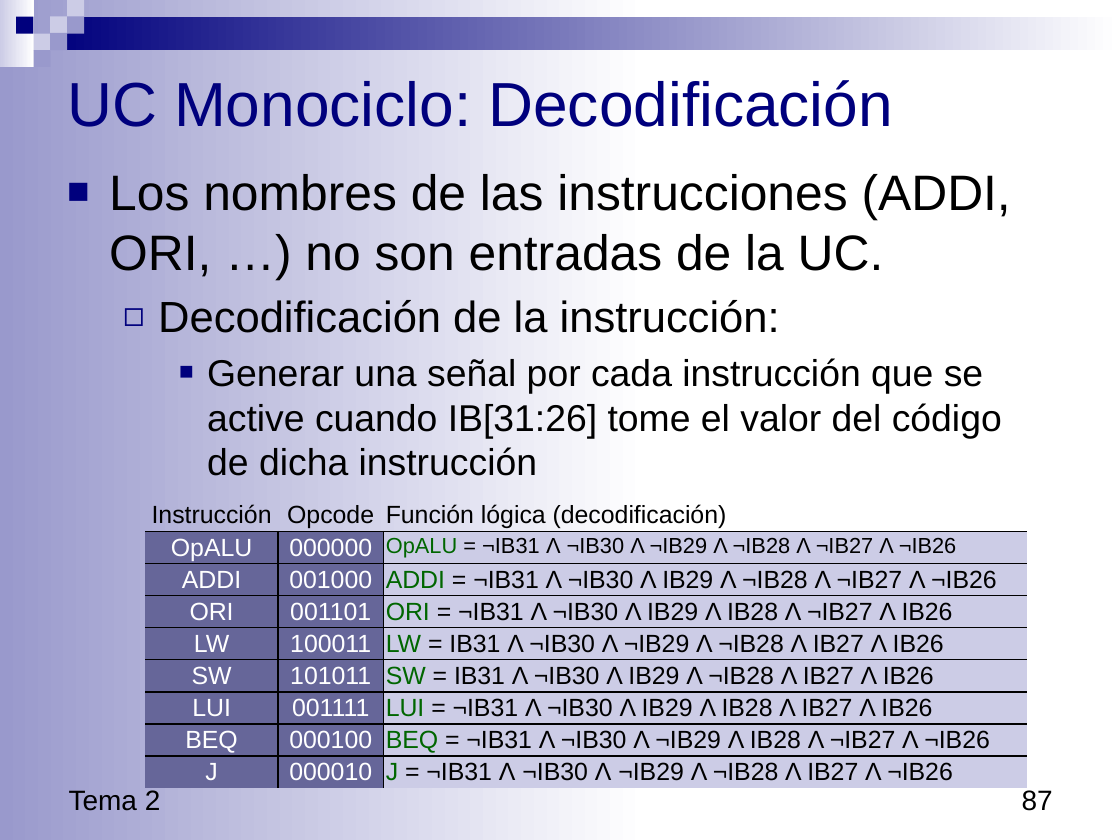
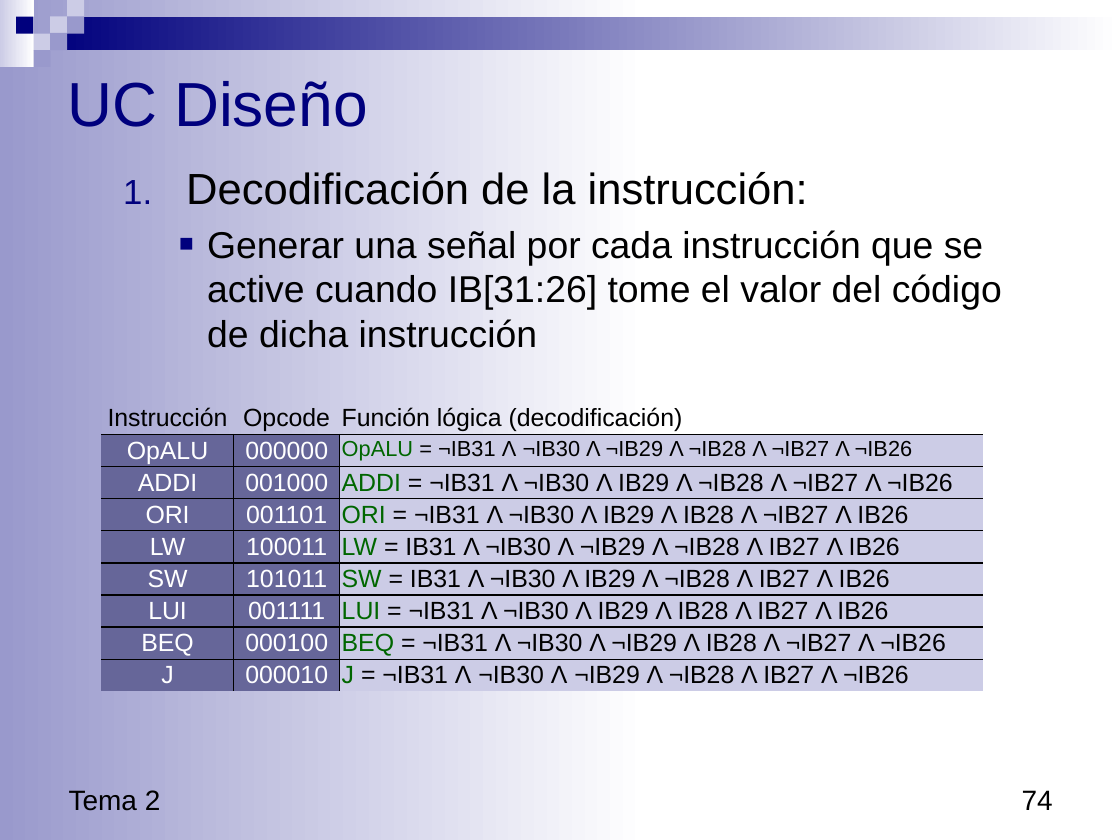
Before and after one commit to luisfromero/fucomp, a slide deck: slide 74 of temas/Tema3.pptx (slide 87 before the commit). Drawn at 1120x840 pixels with LibreOffice and Linux fonts; fonts in the diff are those of the drawing. Boxes give left, top, right and bottom in pixels: in the first picture for what was removed or moved away, otherwise in the second. Text is boxed around its words. In the diff, an @@ line names an element or a change of style, - is before the commit and + after.

```diff
--- a/temas/Tema3.pptx
+++ b/temas/Tema3.pptx
@@ title at <box>67,81,368,127</box>: text changed @@
-UC Monociclo: Decodificación
+UC Diseño
@@ text at <box>109,174,1011,277</box>: paragraph removed @@
-■ Los nombres de las instrucciones (ADDI, ORI, …) no son entradas de la UC.
@@ text at <box>186,172,808,205</box>: bullet ◻ to 1. @@
@@ table: place and size @@
-table at <box>146,500,1027,808</box>
+table at <box>102,402,983,710</box>
@@ page number at <box>1022,790,1053,810</box>: text changed @@
-87
+74
```
Also in this commit, not shown: 20 other slides changed, 4 slides added, 8 slides removed, 8 other files.
